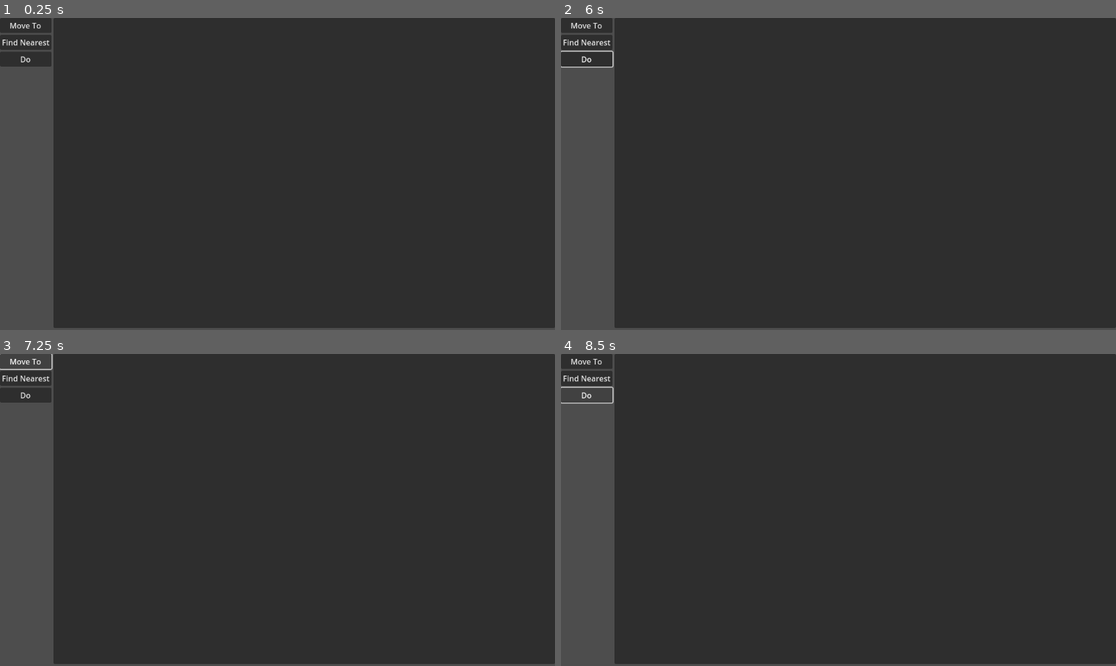
Above: before the commit, frames 1-4 (two rows, left to right).
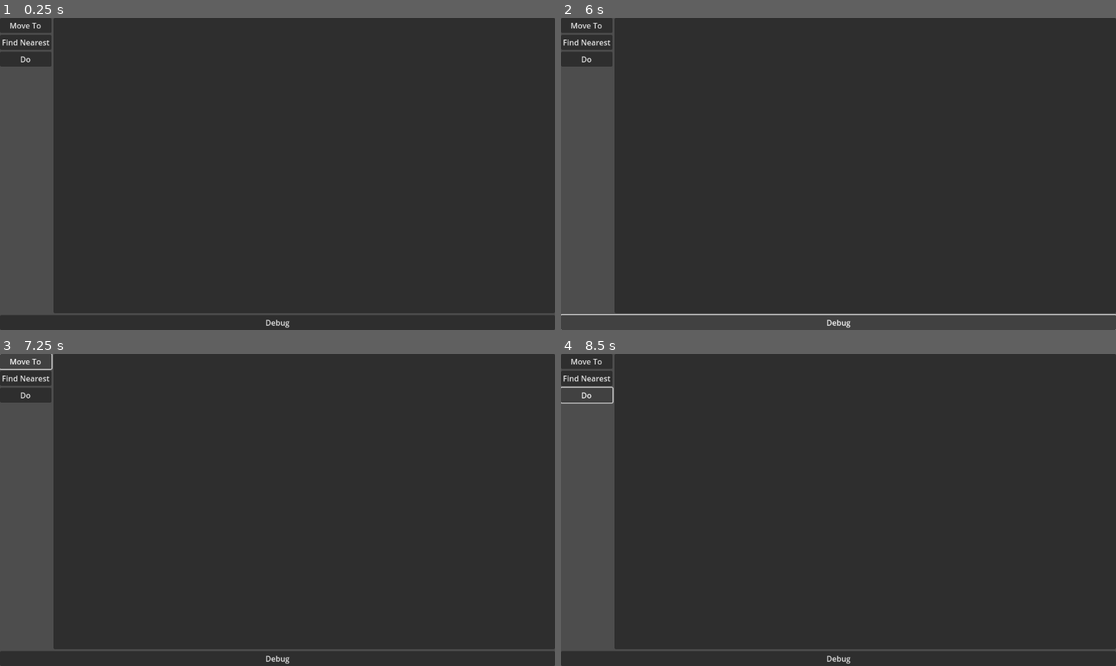
Above: after the commit, the same moments.

Repository: tefla/SpecialCirumstances
Game: Godot game, scene res://Tasks/Editor/ProgramEditor.tscn
The game is run twice, just before and just after one commit, with the same random seed, the same clock (stepped at 60 frames per second) and the same inputs.
Inputs (mouse positions are in pixels of both pictures, inside the frame that each line leads up to):
- Up to frame 1 (0.25 s): no input
- Up to frame 2 (6 s): click (838, 323) at 0.5 s, where only the run after the commit has a clickable "Debug"; click "Move To" at 1.25 s; click "Find Nearest" at 2 s; click "Do" at 2.75 s; click "Move To" at 3.5 s; click "Find Nearest" at 4.25 s; click "Do" at 5 s; click (838, 323) at 5.75 s, where only the run after the commit has a clickable "Debug"
- Up to frame 3 (7.25 s): click "Move To" at 6.5 s
- Up to frame 4 (8.5 s): click "Find Nearest" at 7.25 s; click "Do" at 8 s

The runs differ from the first frame. In frame 1, 1.5% of the frame differs, in the area x 0-100%, y 94-100%; in frame 2, 0.8%; in frame 3, 1.5%; in frame 4, 1.5%.

Commit message:
Init Commit

Diff:
--- a/Tasks/Editor/ProgramEditor.gd
+++ b/Tasks/Editor/ProgramEditor.gd
@@ -9,4 +9,10 @@
 	if data is Task:
 		var newTaskEditor = taskEditorScene.instantiate()
 		newTaskEditor.task = data.duplicate()
-		$Program.add_child(newTaskEditor)
+		%Program.add_child(newTaskEditor)
+
+
+
+func _on_debug_button_pressed() -> void:
+	for child in %Program.get_children():
+		child.task._debug() # Replace with function body.
--- a/Tasks/Editor/ProgramEditor.tscn
+++ b/Tasks/Editor/ProgramEditor.tscn
@@ -46,6 +46,7 @@
 script = ExtResource("4_mkyr6")
 
 [node name="Program" type="VBoxContainer" parent="MainPanel/Editor"]
+unique_name_in_owner = true
 layout_mode = 1
 anchors_preset = 15
 anchor_right = 1.0
@@ -55,3 +56,10 @@
 
 [node name="Commands" type="HBoxContainer" parent="."]
 layout_mode = 2
+
+[node name="Debug" type="Button" parent="Commands"]
+layout_mode = 2
+size_flags_horizontal = 3
+text = "Debug"
+
+[connection signal="pressed" from="Commands/Debug" to="MainPanel/Editor" method="_on_debug_button_pressed"]
--- a/Tasks/Editor/TaskEditor/ChildrenPanel.gd
+++ b/Tasks/Editor/TaskEditor/ChildrenPanel.gd
@@ -1,5 +1,7 @@
 extends Control
 class_name ChildrenPanel
+
+signal child_added(child: Task)
 
 @onready var taskEditorScene = preload("TaskEditor.tscn")
 
@@ -9,5 +11,7 @@
 func _drop_data(at_position: Vector2, data: Variant) -> void:
 	if data is Task:
 		var newTaskEditor = taskEditorScene.instantiate()
-		newTaskEditor.task = data.duplicate()
+		var newTask = data.duplicate()
+		child_added.emit(newTask)
+		newTaskEditor.task = newTask
 		add_child(newTaskEditor)
--- a/Tasks/Editor/TaskEditor/TaskEditor.gd
+++ b/Tasks/Editor/TaskEditor/TaskEditor.gd
@@ -13,3 +13,7 @@
 		%Children.visible = true
 	else:
 		%Children.visible = false
+	%Children.child_added.connect(_child_added_to_task)
+
+func _child_added_to_task(_task: Task):
+	task.children.append(_task)
--- a/Tasks/Editor/TaskEditor/TaskEditor.tscn
+++ b/Tasks/Editor/TaskEditor/TaskEditor.tscn
@@ -32,7 +32,6 @@
 
 [node name="Children" type="VBoxContainer" parent="PanelContainer/MarginContainer"]
 unique_name_in_owner = true
-visible = false
 custom_minimum_size = Vector2(0, 20)
 layout_mode = 2
 script = ExtResource("3_ni5i8")
--- a/Tasks/Task.gd
+++ b/Tasks/Task.gd
@@ -13,3 +13,9 @@
 
 func _exec():
 	pass
+
+
+func _debug(depth = 0):
+	print("=> %s Name: %s" % [" ".repeat(depth), name])
+	for child in children:
+		child._debug(depth+1)
Binary file added: Assets/Sprite-0001.png
Not shown, added: Assets/Sprite-0001.png.import
